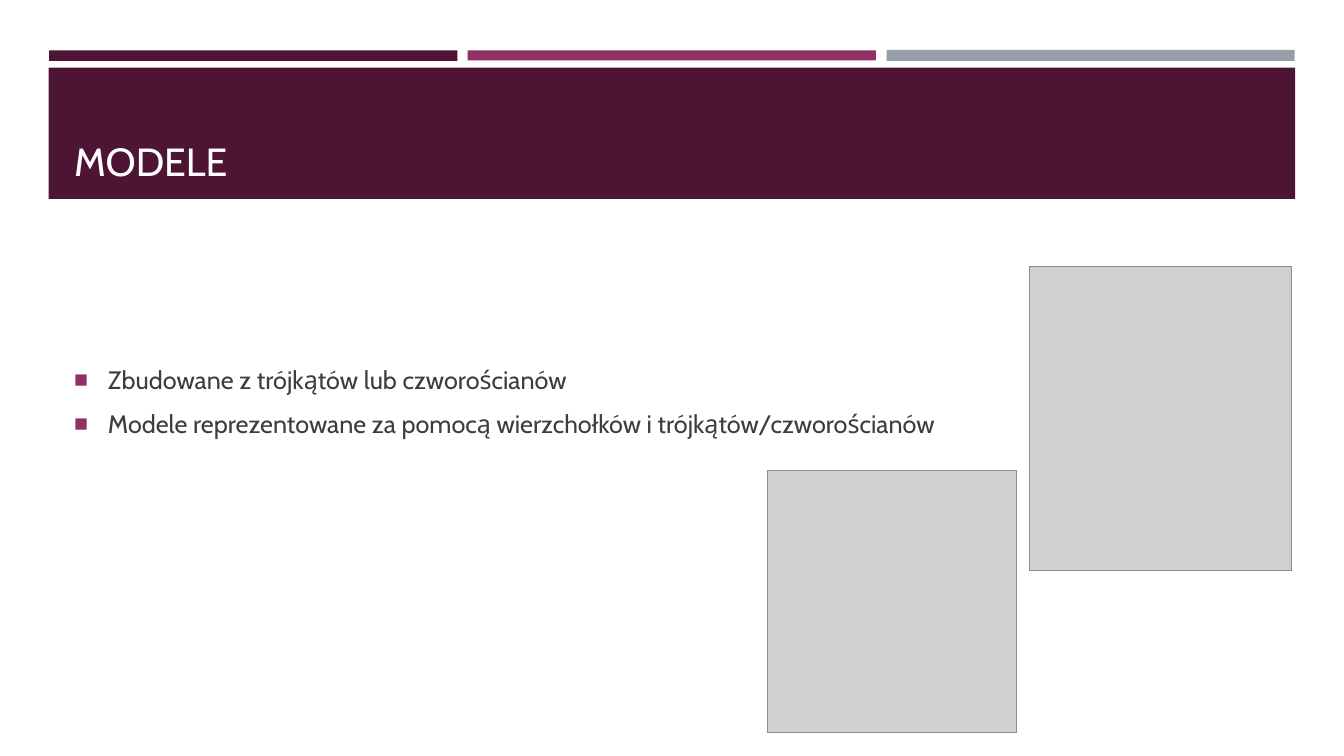
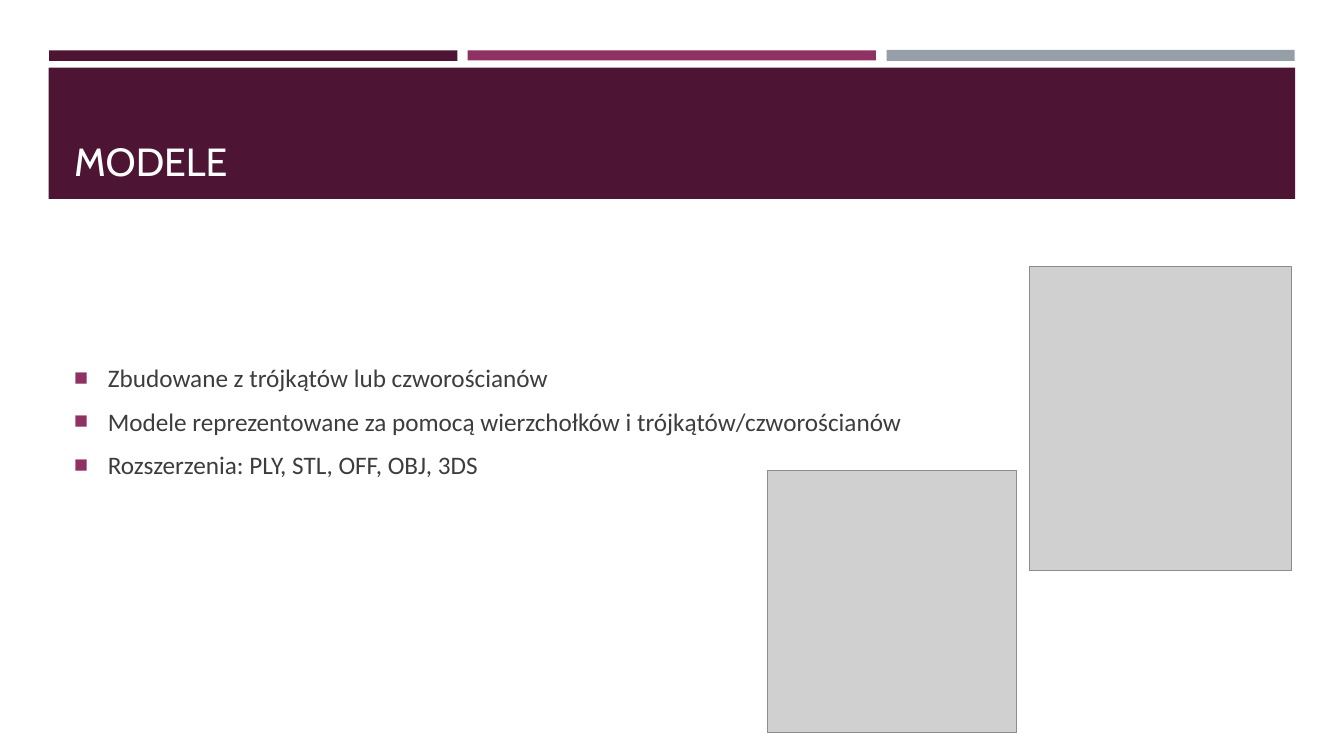
Before and after one commit to monkog/Water_Drop, a slide deck: slide 4 of Documents/Biblioteka_VCG.pptx (slide 3 before the commit). Drawn at 1344x756 pixels with LibreOffice and Linux fonts; fonts in the diff are those of the drawing; grey boxes stand for pictures. Boxes give left, top, right and bottom in pixels: in the first picture for what was removed or moved away, otherwise in the second. Text is boxed around its words. In the diff, an @@ line names an element or a change of style, - is before the commit and + after.

```diff
--- a/Documents/Biblioteka_VCG.pptx
+++ b/Documents/Biblioteka_VCG.pptx
@@ text at <box>108,369,901,436</box>: font Cabin to Calibri in "Zbudowane z trójkątów lub czworościanów", "Modele reprezentowane za pomocą wierzchołków i trójkątów/czw ..." @@
@@ text at <box>108,456,478,477</box>: paragraph added @@
+■ Rozszerzenia: PLY, STL, OFF, OBJ, 3DS
```
Also in this commit, not shown: 9 other slides changed, 1 slide added.
